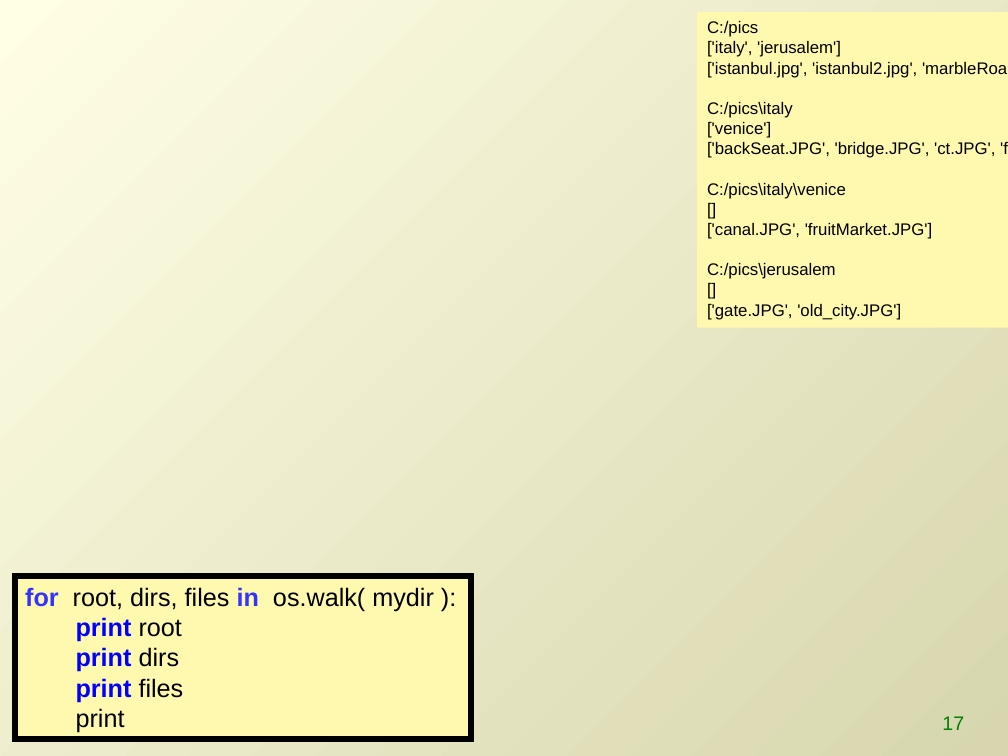
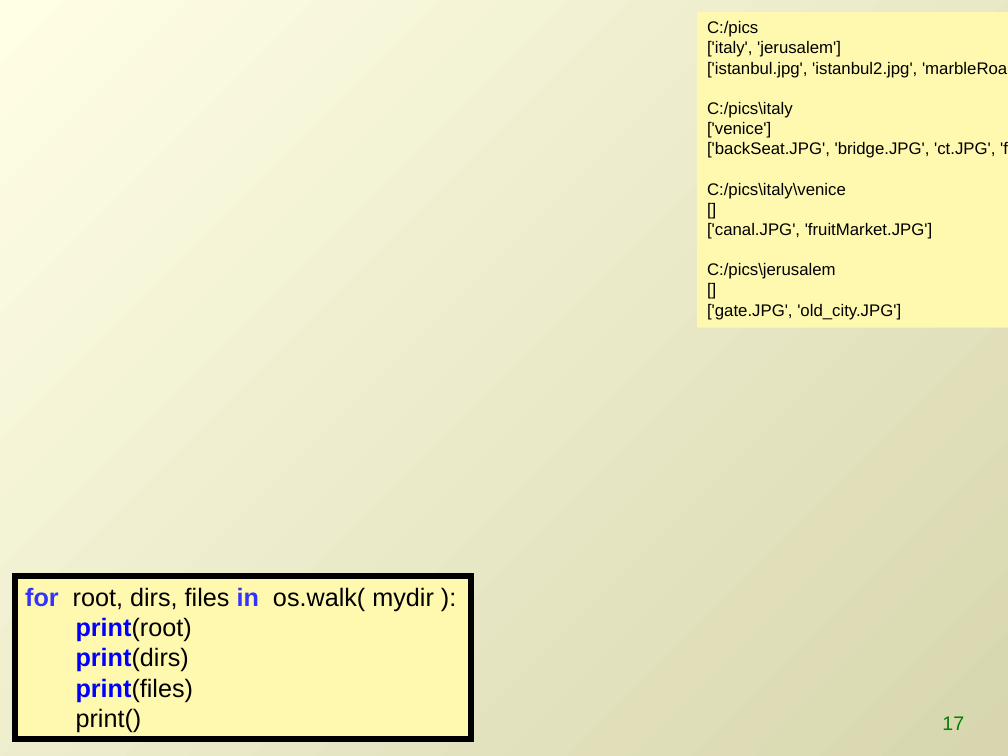
Before and after one commit to lgtateos/gis540, a slide deck: slide 17 of slides/looping2.pptx. Drawn at 1008x756 pixels with LibreOffice and Linux fonts; fonts in the diff are those of the drawing; background and template pictures are left out. Boxes give left, top, right and bottom in pixels: in the first picture for what was removed or moved away, otherwise in the second. Text is boxed around its words. In the diff, an @@ line names an element or a change of style, - is before the commit and + after.

```diff
--- a/slides/looping2.pptx
+++ b/slides/looping2.pptx
@@ text in rectangle at (76,617,194,733): text changed @@
-  print root
-  print dirs
-  print files
-  print
+  print(root)
+  print(dirs)
+  print(files)
+  print()
```
Also in this commit, not shown: 12 other slides changed.
